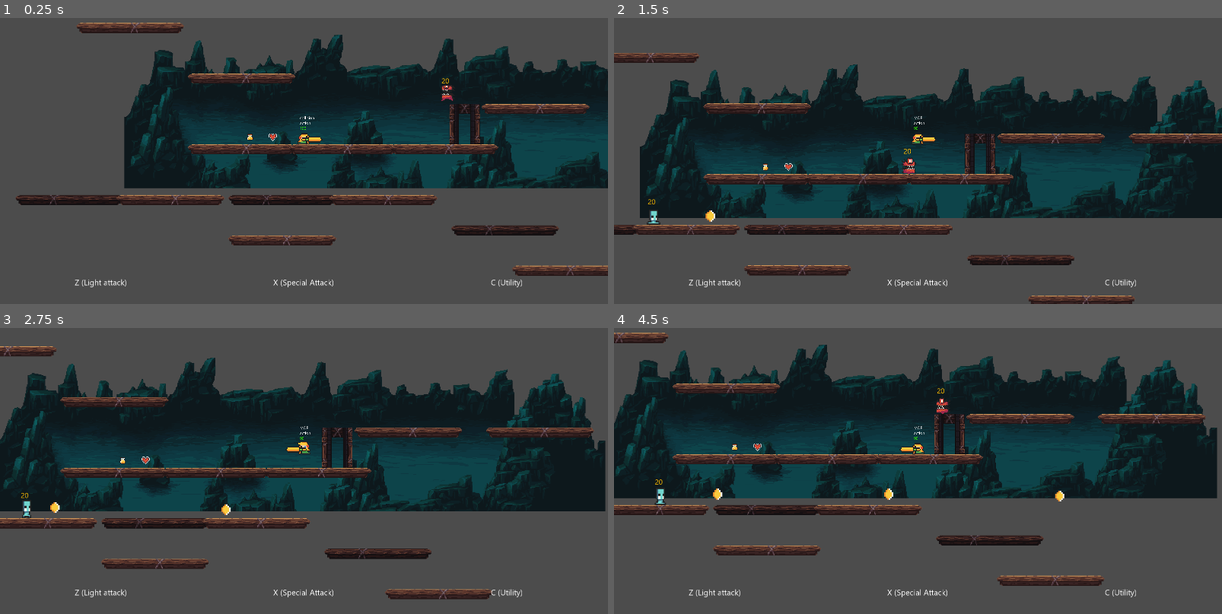
Above: before the commit, frames 1-4 (two rows, left to right).
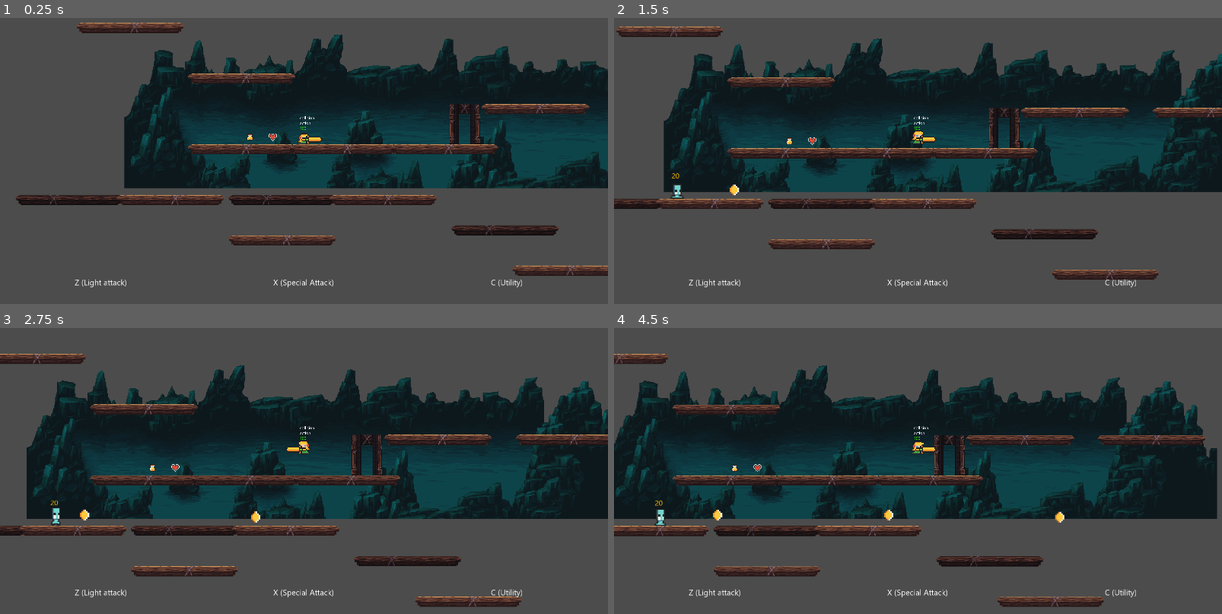
Above: after the commit, the same moments.

Repository: mirondorin/DQ-RL
Game: Godot game, scene res://scenes/MainScene.tscn
The game is run twice, just before and just after one commit, with the same random seed, the same clock (stepped at 60 frames per second) and the same inputs.
Inputs:
- Up to frame 1 (0.25 s): no input
- Up to frame 2 (1.5 s): hold C (utility) 0.53-1.28 s; hold Right (ui_right) from 0.53 s (still down); tap Up (ui_up) at 0.77, 0.8, 1.07, 1.35 s
- Up to frame 3 (2.75 s): tap Up (ui_up) at 1.52, 1.82, 2.3 s; tap C (utility) at 1.55 s; release Right (ui_right) at 2.03 s; hold Left (ui_left) from 2.03 s (still down); hold X (special_attack) from 2.03 s (still down)
- Up to frame 4 (4.5 s): release Left (ui_left) at 2.78 s; release X (special_attack) at 2.78 s; hold Right (ui_right) 2.78-4.28 s; tap C (utility) at 2.85 s; tap Up (ui_up) at 3.02, 3.32, 3.77, 3.8, 4.07, 4.35 s; hold C (utility) 3.53-4.28 s; hold Left (ui_left) from 4.28 s (still down)

The runs differ from the first frame. In frame 1, less than 0.1% of the frame differs, in the area x 72-75%, y 21-29%; in frame 2, 39%, in the area x 0-100%, y 2-100%; in frame 3, 28%; in frame 4, 34%.

Commit message:
changed how velocity works

Diff:
--- a/scenes/MainScene.tscn
+++ b/scenes/MainScene.tscn
@@ -42,14 +42,10 @@
 [node name="PlayableCharacter" parent="." instance=ExtResource( 2 )]
 position = Vector2( 532.644, 714.744 )
 
-[node name="Mob" parent="." instance=ExtResource( 3 )]
-position = Vector2( 776.157, 645.386 )
-
 [node name="EnemySpawner" parent="." instance=ExtResource( 6 )]
 position = Vector2( 880.445, 648.865 )
 enemyscene = ExtResource( 3 )
 max_spawns = 1
-start_enabled = true
 spawn_delay = 3
 spawn_continously = true
 
--- a/scripts/PlayableCharacter.gd
+++ b/scripts/PlayableCharacter.gd
@@ -28,6 +28,8 @@
 	"health" : 100
 }
 
+var x_direction = 0
+
 func _ready():
 	screen_size = get_viewport_rect().size
 	start_position = position
@@ -51,19 +53,16 @@
 	return speed
 
 func dash(delta):
-	if not in_dash:
-		return
-	var direction = 0
-	if velocity.x != 0:
-		direction = 1 if velocity.x > 0 else -1
-	else:
-		direction = 1 if $AnimatedSprite.flip_h == false else -1
-	velocity.x += 400 * direction
+	var dir = -1 if $AnimatedSprite.flip_h else 1
+	impulse(300, Vector2(dir, -0.1))
 
 func solve_animation(velocity,delta):
 	if velocity.x != 0:
 		if $AnimationPlayer.current_animation != 'special-attack':
-			$AnimatedSprite.flip_h = velocity.x < 0
+			if x_direction < 0:
+				$AnimatedSprite.flip_h = true
+			elif x_direction > 0:
+				$AnimatedSprite.flip_h = false
 	current_weapon.update_orientation($AnimatedSprite.flip_h)
 
 	if in_jump or velocity.y>delta*GRAVITY+0.1: #in jump/falling
@@ -100,17 +99,23 @@
 	stats['health'] -= value
 	on_lose_hp()
 
+
+
 func solve_input(delta):
 	$DebugAction.text = 'action'
 
 	if Input.is_action_pressed("ui_left"):
-		velocity.x = -SPEED
+		x_direction = -1
 	elif Input.is_action_pressed("ui_right"):
-		velocity.x =  SPEED
+		x_direction = 1
 	else:
-		velocity.x=0
+		x_direction = 0
+
+	print(x_direction)
+
 	if Input.is_action_pressed("ui_up"):
-		velocity.y += jump(delta)
+		if not in_impulse:
+			velocity.y += jump(delta)
 
 	if Input.is_action_pressed("ui_attack") and can_attack:
 		$DebugAction.text = 'ATTACK'
@@ -127,26 +132,62 @@
 		$Cooldown_Root/Utility_CD.start()
 		cooldowns['can_utility'] = false
 		in_dash = true
+		dash(delta)
 		yield(get_tree().create_timer(0.2), "timeout")
 		in_dash = false
+#	if Input.is_action_just_pressed("utility"):
+#		impulse(300, Vector2(0.5, -1))
+
 	if Input.is_action_just_pressed("debug_switch_weapon"):
 		switch_weapon()
 
+var impulse_force = 0
+var impulse_dir = Vector2(0, 0)
+var in_impulse = false
+
+func impulse(force, direction):
+	impulse_force = force
+	impulse_dir = direction
+	in_impulse = true
+
+func solve_impulse():
+
+	if impulse_force > 0:
+		impulse_force -= 5
+	if impulse_force <= 0:
+		impulse_dir = Vector2(0, 0)
+		impulse_force = 0
+		in_impulse = false
+
+
 func _physics_process(delta):
 	velocity.y += delta * GRAVITY
-
+	solve_impulse()
 	if is_on_floor():
 		velocity.y=0
 		jump_intensity = 0
 		in_jump=false
+		impulse_force = 0
 
 	if is_on_ceiling():
 		velocity.y=max(0,velocity.y)
+		impulse_force = 0
+
+	if is_on_wall():
+		impulse_force = 0
 
 	solve_animation(velocity,delta)
 	solve_input(delta)
-	dash(delta)
-	move_and_slide(velocity,Vector2(0, -1))
+	#dash(delta)
+
+	if in_impulse:
+		x_direction = 0
+
+	var vel = Vector2(self.velocity.x + x_direction * SPEED +  + impulse_dir.x * impulse_force,
+	self.velocity.y + impulse_dir.y * impulse_force )
+
+	move_and_slide(vel, Vector2(0, -1))
+
 	for i in get_slide_count():
 		var collision = get_slide_collision(i)
 		if collision and collision.collider.name == 'Mob':
